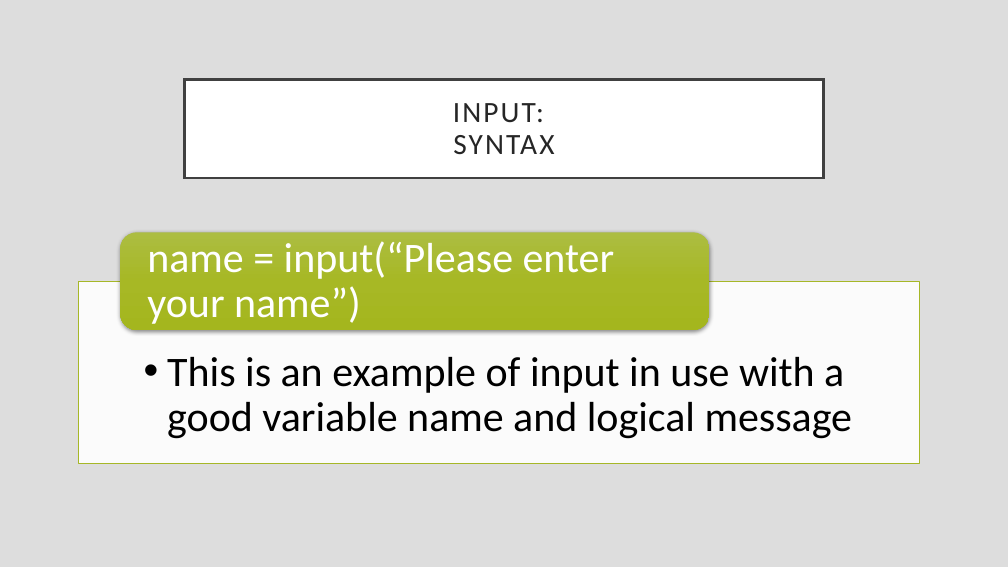
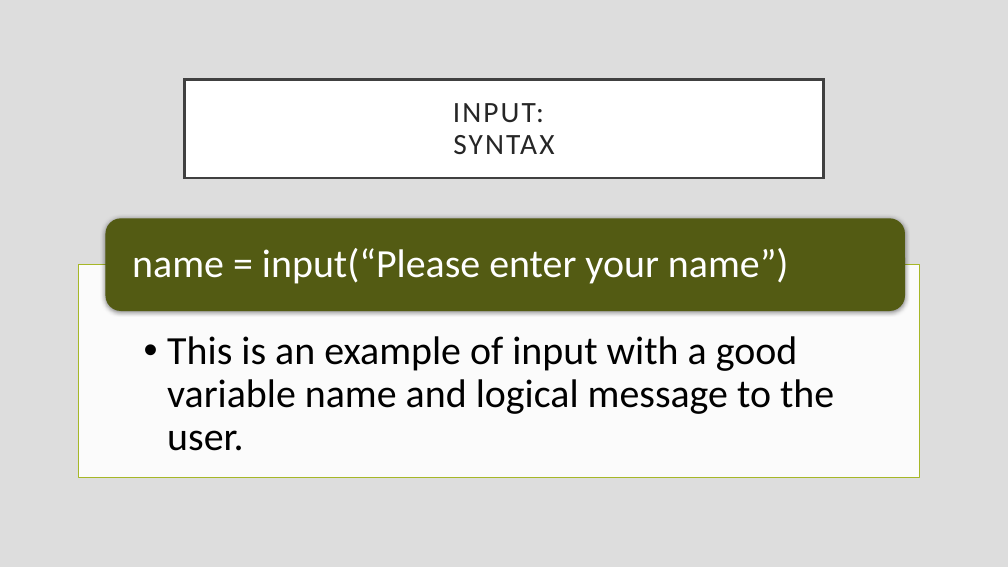
Before and after one commit to rsera/Junior-Knights, a slide deck: slide 30 of Python Day 1 IO.pptx (slide 29 before the commit). Drawn at 1008x567 pixels with LibreOffice and Linux fonts; fonts in the diff are those of the drawing. Boxes give left, top, right and bottom in pixels: in the first picture for what was removed or moved away, otherwise in the second. Text is boxed around its words. In the diff, an @@ line names an element or a change of style, - is before the commit and + after.

Commit message:
Update Python Day 1 IO.pptx
finished input

```diff
--- a/Python Day 1 IO.pptx
+++ b/Python Day 1 IO.pptx
@@ rounded rectangle: place and size @@
-rounded rectangle at (120,232,709,330)
+rounded rectangle at (106,219,906,312)
@@ rounded rectangle at (106,219,906,312): fill gradient #ADBD42 to #A8B925 to #A5B61F to #535C14 @@
@@ text "name = input(“Please enter your ...": place and size @@
-text "name = input(“Please enter your ..." at (147,241,615,324)
+text "name = input(“Please enter your ..." at (132,248,789,284)
@@ text "name = input(“Please enter your ..." at (132,248,789,284): size 40 to 38 pt @@
@@ rectangle: place and size @@
-rectangle at (79,281,920,464)
+rectangle at (79,265,920,477)
@@ text at (167,336,834,451): text changed; size 40 to 38 pt @@
-  • This is an example of input in use with a good variable name and logical message
+  • This is an example of input with a good variable name and logical message to the user.
```
Also in this commit, not shown: 4 other slides changed, 1 slide added.
